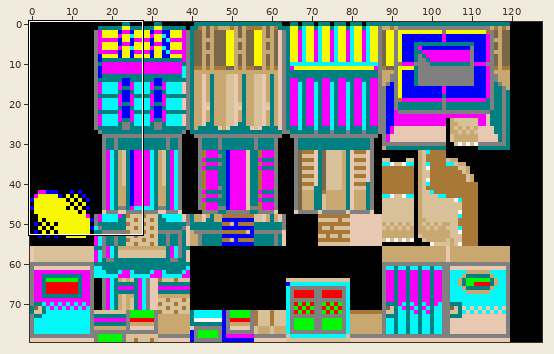
Sprite sheet -- resources/tilesets/1/gTileset_Petalburg_Tiles_Pal7.png. Above, an overview of the earlier version with the close-up marked.
Close-up. Earlier state:
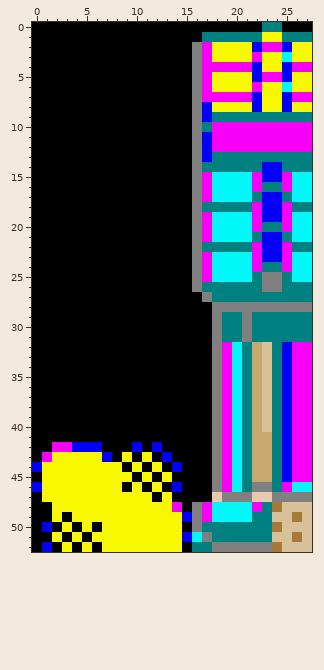
The file is 128x80 pixels. Shown: x 0..27, y 0..52.
Once edited:
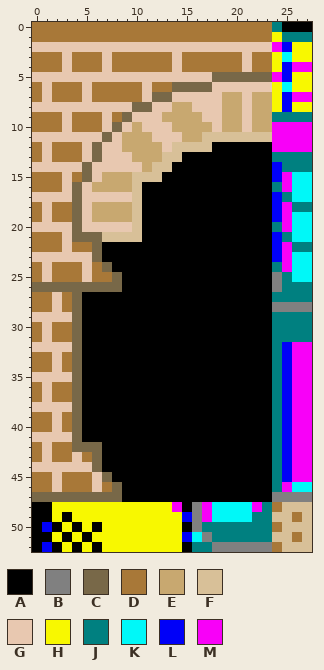
Palette (. is transparent): A #000000  B #808080  C #786848  D #a87838  E #c8a870  F #d8c098  G #e8c8b0  H #f8f800  J #008080  K #00f8f8  L #0000f8  M #f800f8
Change:
Changed rows in their new state; - is an unchanged pixel.
first column x 0:
 0 DDDDDDDDDDDDDDDDDDDDDDDD
 1 DDDDDDDDDDDDDDDDDDDDDDDD
 2 GGGGGGGGGGGGGGGGGGGGGGGG
 3 DDDGDDDGDDDDDDGDDDDDDGDD
 4 DDDGDDDGDDDDDDGDDDDDDGDD
 5 GGGGGGGGGGGGGGGGGGCCCCCC
 6 DGDDDGDDDDDGDDCCCCGGGGGG
 7 DGDDDGDDDDDGCCGGGGGEEGEE
 8 GGGGGGGGGGCCGGEEGGGEEGEE
 9 DDDGDDDGDCGGGEEEEGGEEGEE
10 DDDGDDDGCGEGGGEEEEGEEGEE
11 GGGGGGGCGEEEGGGEEFFFFFFF
12 DGDDDGCGGEEEEGFFFFAAAAAA
13 DGDDDGCGGGEEEFF-AAAAAAAA
14 GGGGGCGGGGGEFF--AAAAAAAA
15 DDDGDCGEEEFFF---AAAAAAAA
16 DDDGCGEEEEF-----AAAAAAAA
17 GGGGCGGGGGF-----AAAAAAAA
18 DGDDCGEEEEF-----AAAAAAAA
19 DGDDCGEEEEF-----AAAAAAAA
20 GGGGCGGGGGF-----AAAAAAAA
21 DDDGCCCFFFF-----AAAAAAAA
22 DDDGDDC---------AAAAAAAA
23 GGGGGGC---------AAAAAAAA
24 DGDDDGDC--------AAAAAAAA
25 DGDDDGDDC-------AAAAAAAA
26 CCCCCCCCC-------AAAAAAAA
27 DDGDC------------AAAAAAA
28 DDGDC-------------AAAAAA
29 GGGGC-------------AAAAAA
30 DGDDC-------------AAAAAA
31 DGDDC-------------AAAAAA
32 GGGGC-------------AAAAAA
33 DDGDC-------------AAAAAA
34 DDGDC-------------AAAAAA
35 GGGGC-------------AAAAAA
36 DGDDC-------------AAAAAA
37 DGDDC-------------AAAAAA
38 GGGGC-------------AAAAAA
39 DDGDC-------------AAAAAA
40 DDGDC-------------AAAAAA
41 GGGGC-------------AAAAAA
42 DGDDCCC---A-A-----AAAAAA
43 DGDDGDCA-A-A-A----AAAAAA
44 GGGGGGCAA-A-A-A---AAAAAA
45 DDGDDDGCAA-A-A----AAAAAA
46 DDGDDDGDC-A-A-A---AAAAAA
47 CCCCCCCCCAAA-A----AAAAAA
